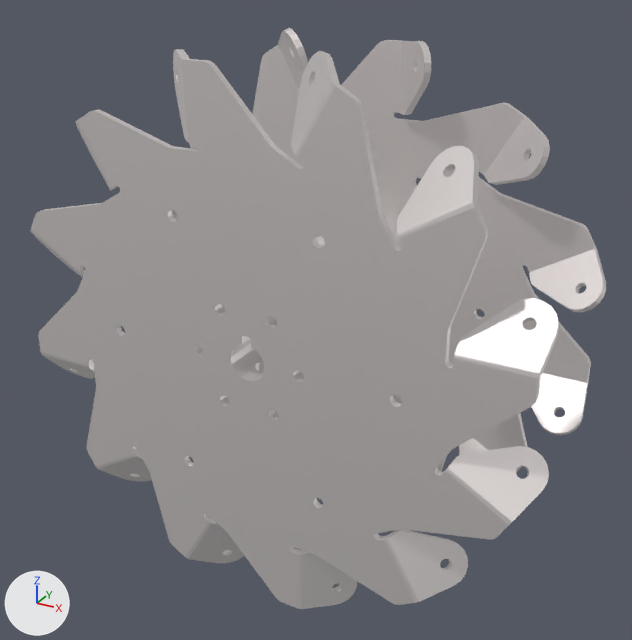
The COLLADA model meshes/WH02/fr_wheel.dae: old version first, new version second.
Before and after are seen from a 50 mm camera at (0.176, -0.31, 0.157) aimed at (0.004, 0.003, 0.0). Lighting does not change. The marker at lower left points along +X, +Y and +Z.

Before the edit, the objects in view are built like this:
```python
me_wheel2silver_001 = bpy.data.meshes.new('Wheel2Silver.001')
me_wheel2silver_001.from_pydata(...)  # 2672 vertices, 5496 faces; spans x -0.12..0.12, y -0.047..0.048, z -0.12..0.12
me_wheel2silver_001.materials.append(mat_steel)  # light grey #d5cecd
ob_wheel2silver = bpy.data.objects.new('Wheel2Silver', me_wheel2silver_001)
ob_wheel2silver.location = (0.0, 0.0, 0.0)
ob_wheel2silver.scale = (-1.0, 1.0, 1.0)
```
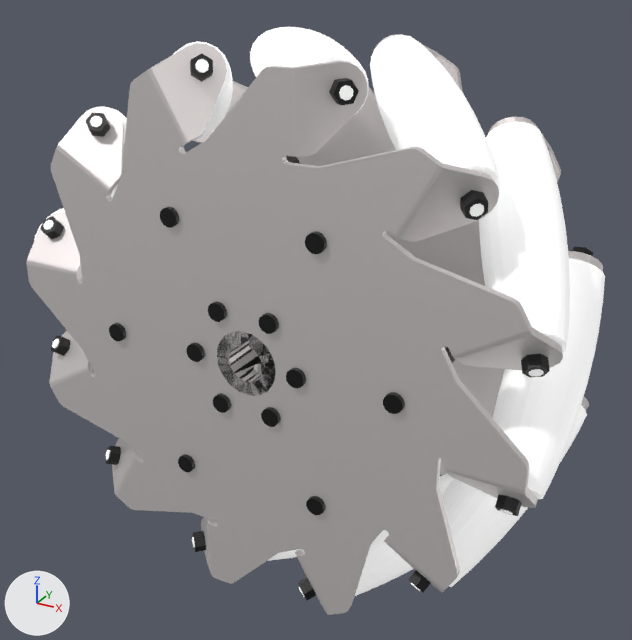
Boxes [x1, y1, x2, y2] around the edits, measured in the pictures (632 x 640 px):
'Wheel2Silver', reshaped, turned, rescaled
    before: [30, 28, 606, 609]
    after: [27, 27, 605, 615]
part 1 of me_wheel2silver_001, added
    after: [305, 231, 327, 254]
part 2 of me_wheel2silver_001, added
    after: [383, 392, 405, 414]
part 3 of me_wheel2silver_001, added
    after: [306, 496, 326, 515]
part 4 of me_wheel2silver_001, added
    after: [178, 454, 195, 472]
part 5 of me_wheel2silver_001, added
    after: [109, 323, 126, 341]
part 6 of me_wheel2silver_001, built on
    before: [194, 51, 418, 420]
    after: [34, 27, 605, 600]
part 7 of me_wheel2silver_001, recoloured
    before: [242, 336, 264, 372]
    after: [241, 337, 249, 345]

Patch to the scene script:
```diff
--- a/meshes/WH02/fr_wheel.dae.py
+++ b/meshes/WH02/fr_wheel.dae.py
@@ mat_black @@
+mat_black = principled_material('Black')
+mat_black.base_color = (0.000413, 0.000413, 0.000413)  # black #010101
@@ mat_light_white @@
+mat_light_white = principled_material('Light White')
+mat_light_white.base_color = (1.0, 1.0, 1.0)  # white #ffffff
+mat_light_white.emission_color = (0.369, 0.369, 0.369)  # grey #a4a4a4
+mat_light_white.emission_strength = 1.0
@@ me_wheel2silver_001 @@
 # used by ob_wheel2silver; location = (0.0, 0.0, 0.0); scale = (-1.0, 1.0, 1.0)
-me_wheel2silver_001.from_pydata(...)  # 2672 vertices, 5496 faces; spans x -0.12..0.12, y -0.047..0.048, z -0.12..0.12
+me_wheel2silver_001.from_pydata(...)  # 13943 vertices, 28619 faces; spans x -0.123..0.127, y -0.049..0.05, z -0.123..0.123
+# me_wheel2silver_001 part 1: a new loose piece, a 13-sided cylinder along y spanning x -0.0364..-0.0285, y 0.045..0.05, z 0.0524..0.0603, in mat_black (black #010101)
+# me_wheel2silver_001 part 2: a new loose piece, a 13-sided cylinder along y spanning x -0.069..-0.0611, y 0.045..0.05, z -0.0039..0.004, in mat_black (black #010101)
+# me_wheel2silver_001 part 3: a new loose piece, a 13-sided cylinder along y spanning x -0.0365..-0.0286, y 0.045..0.05, z -0.0603..-0.0523, in mat_black (black #010101)
+# me_wheel2silver_001 part 4: a new loose piece, a 13-sided cylinder along y spanning x 0.0285..0.0364, y 0.045..0.05, z -0.0603..-0.0524, in mat_black (black #010101)
+# me_wheel2silver_001 part 5: a new loose piece, a 13-sided cylinder along y spanning x 0.0611..0.069, y 0.045..0.05, z -0.004..0.0039, in mat_black (black #010101)
+# me_wheel2silver_001 part 6: 28 vertices moved within x -0.031..0.031, y -0.044..0.045, z -0.058..0.109; 11011 vertices added at x -0.123..0.127, y -0.049..0.05, z -0.123..0.123
+# me_wheel2silver_001 part 7: 67 faces spanning x -0.008..0.005, y -0.047..0.048, z -0.029..0.012 switch from mat_steel (light grey #d5cecd) to mat_black (black #010101)
+me_wheel2silver_001.materials.append(mat_light_white)  # white #ffffff
@@ ob_wheel2silver @@
 ob_wheel2silver.location = (0.0, 0.0, 0.0)
-ob_wheel2silver.scale = (-1.0, 1.0, 1.0)
+ob_wheel2silver.rotation_euler = (0.0, 0.0, 3.142)  # degrees (0, 0, 180)
```
